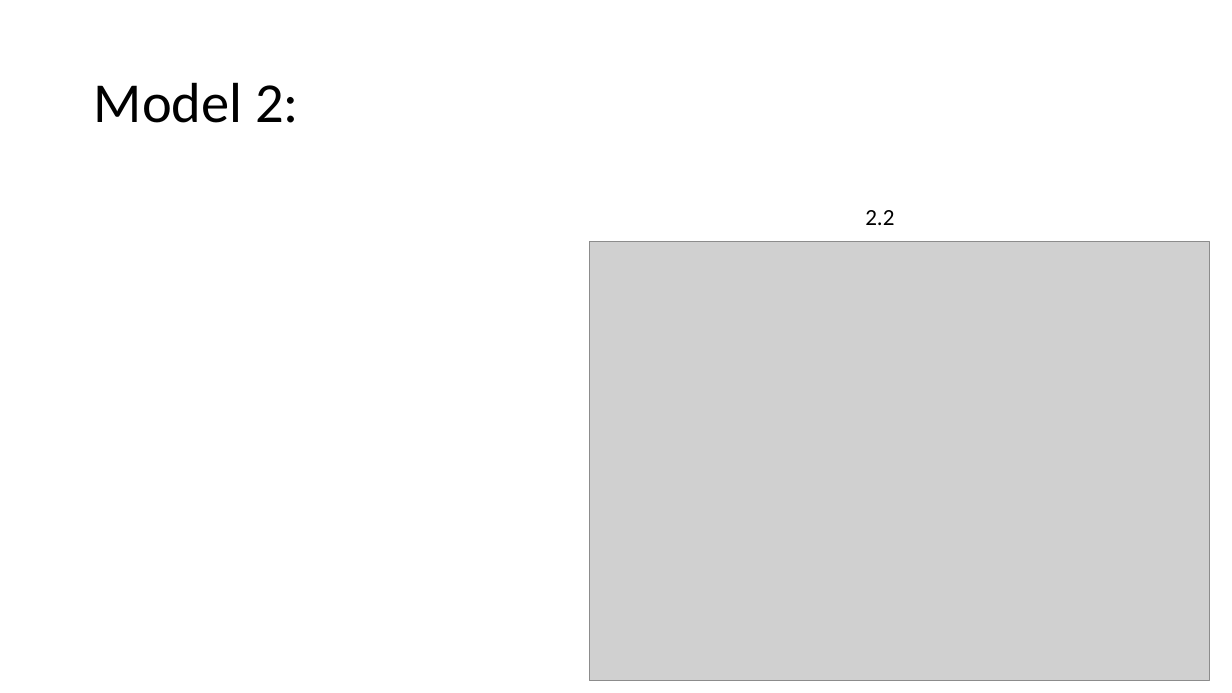
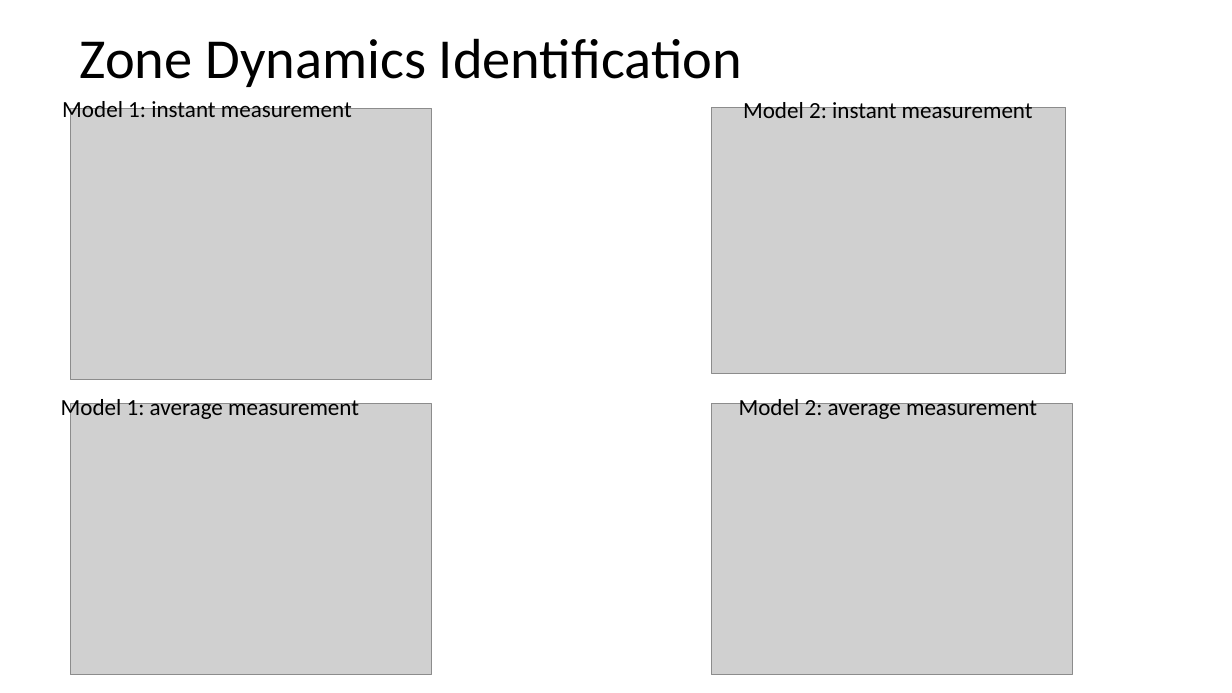
Before and after one commit to YangyangFu/mpc-drl-tl, a slide deck: slide 8 of meeting/20210323.pptx (slide 12 before the commit). Drawn at 1232x693 pixels with LibreOffice and Linux fonts; fonts in the diff are those of the drawing; grey boxes stand for pictures. Boxes give left, top, right and bottom in pixels: in the first picture for what was removed or moved away, otherwise in the second. Text is boxed around its words. In the diff, an @@ line names an element or a change of style, - is before the commit and + after.

```diff
--- a/meeting/20210323.pptx
+++ b/meeting/20210323.pptx
@@ title at (80, 38, 742, 87): text changed @@
-Model 2:
+Zone Dynamics Identification
@@ text added at (62, 98, 352, 124), 18 pt, text #000000 @@
+Model 1: instant measurement
@@ picture added at (70, 108, 432, 379) @@
@@ picture added at (712, 107, 1067, 373) @@
@@ text added at (743, 99, 1033, 118), 18 pt, text #000000 @@
+Model 2: instant measurement
@@ text removed at (865, 210, 894, 225) @@
-2.2
@@ text added at (61, 396, 359, 422), 18 pt, text #000000 @@
+Model 1: average measurement
@@ picture added at (70, 404, 432, 675) @@
@@ picture: place and size @@
-picture at (589, 241, 1209, 681)
+picture at (712, 404, 1073, 675)
@@ text added at (739, 396, 1037, 419), 18 pt, text #000000 @@
+Model 2: average measurement
```
Also in this commit, not shown: 2 other slides changed, 3 slides added, 4 slides removed.
